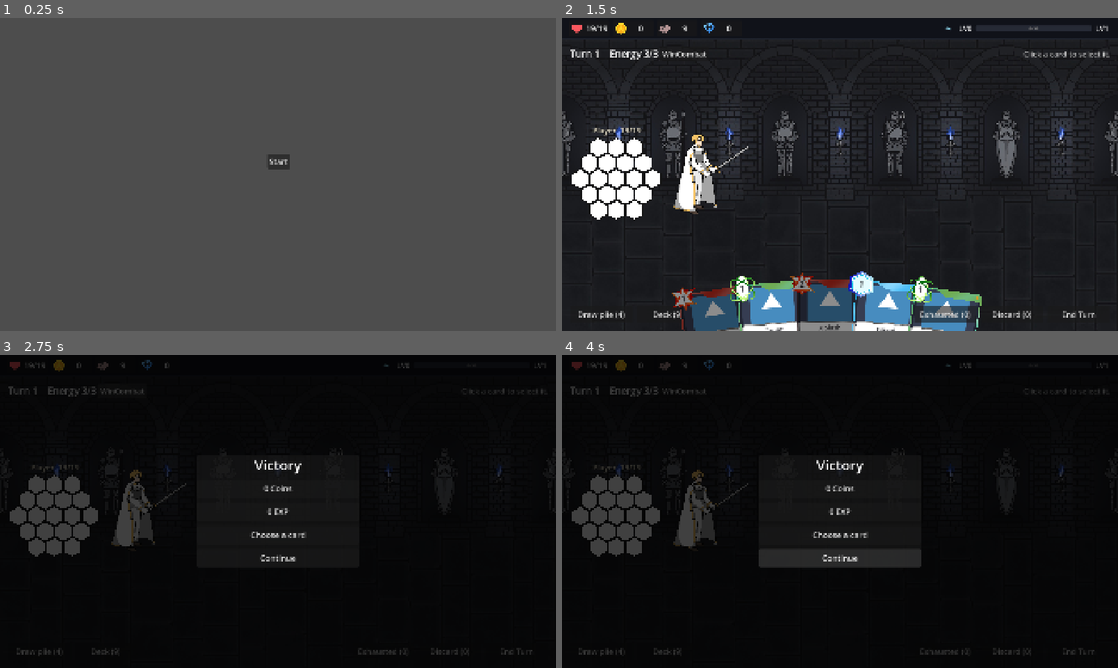
Above: before the commit, frames 1-4 (two rows, left to right).
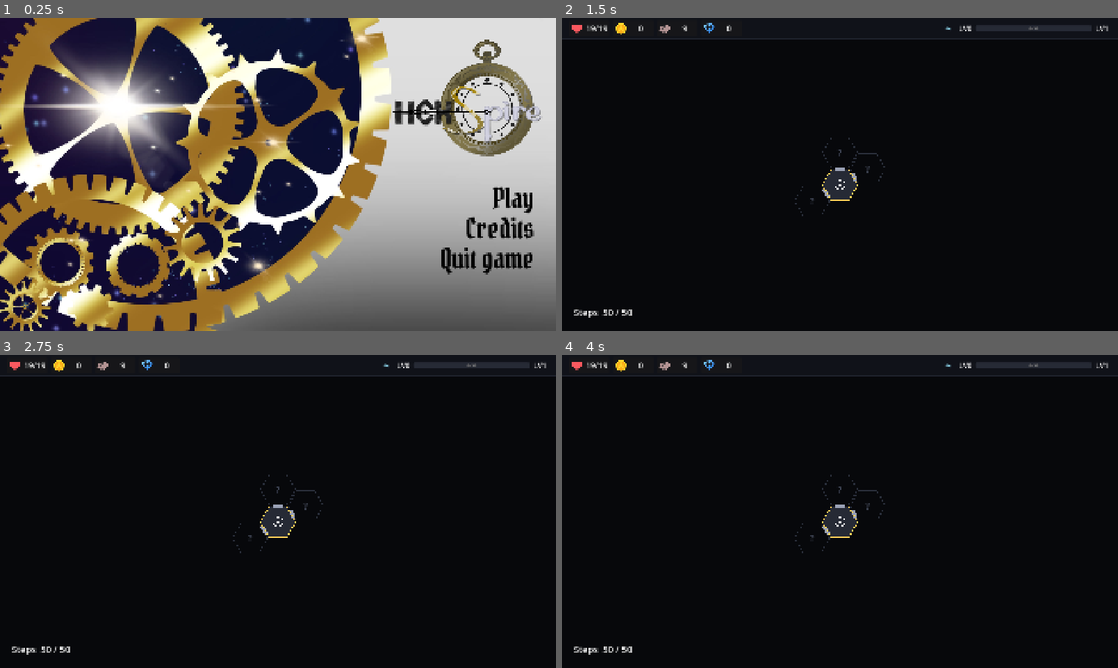
Above: after the commit, the same moments.

Repository: himaiayas/hex-sts
Game: Godot game, scene res://scenes/mainmenu.tscn
The game is run twice, just before and just after one commit, with the same random seed, the same clock (stepped at 60 frames per second) and the same inputs. The engine's default icon, where the game draws it, is replaced by a stand-in: a white triangle on a blue panel in a dark square.
Inputs (mouse positions are in pixels of both pictures, inside the frame that each line leads up to):
- Up to frame 1 (0.25 s): no input
- Up to frame 2 (1.5 s): click (1012, 227) at 0.5 s, where only the run after the commit has a clickable "Credits"; click "Start" (after the commit: "Play") at 1.25 s
- Up to frame 3 (2.75 s): click (122, 392) at 2 s, where only the run before the commit has a clickable "WinCombat"
- Up to frame 4 (4 s): click (840, 558) at 2.75 s, where only the run before the commit has a clickable "Continue"; click (840, 558) at 3.5 s, where only the run before the commit has a clickable "Continue"

The runs differ from the first frame. In frame 1, 92% of the frame differs, in the area x 0-100%, y 0-100%; in frame 2, 37%; in frame 3, 6.3%; in frame 4, 8.0%.
Error before the commit: Parse Error: Identifier "ReservedArmory" not declared in the current scope. (res://scripts/cards/card_pool.gd:64)

Commit message:
feat: add main menu art and send Play to the map

Diff:
--- a/scenes/mainmenu.tscn
+++ b/scenes/mainmenu.tscn
@@ -1,6 +1,29 @@
 [gd_scene format=3 uid="uid://btyojp6k3f0lu"]
 
 [ext_resource type="Script" uid="uid://qbvexqmrx3mo" path="res://scripts/main.gd" id="1_main"]
+[ext_resource type="Texture2D" uid="uid://br13kdtv1fxxa" path="res://assets/main_menu/background.jpg" id="2_bg"]
+[ext_resource type="Texture2D" uid="uid://bmtlethvmkhsl" path="res://assets/main_menu/logo.png" id="3_logo"]
+[ext_resource type="FontFile" uid="uid://no1t4pv2qrf2" path="res://assets/fonts/PirataOne-Regular.ttf" id="4_font"]
+
+[sub_resource type="AtlasTexture" id="AtlasTexture_logo"]
+atlas = ExtResource("3_logo")
+region = Rect2(330, 280, 880, 690)
+
+[sub_resource type="StyleBoxEmpty" id="StyleBoxEmpty_menu"]
+
+[sub_resource type="Theme" id="Theme_menu"]
+Button/colors/font_color = Color(0, 0, 0, 1)
+Button/colors/font_focus_color = Color(0, 0, 0, 1)
+Button/colors/font_hover_color = Color(0.6, 0.43, 0.1, 1)
+Button/colors/font_hover_pressed_color = Color(0.45, 0.32, 0.07, 1)
+Button/colors/font_pressed_color = Color(0.45, 0.32, 0.07, 1)
+Button/font_sizes/font_size = 96
+Button/fonts/font = ExtResource("4_font")
+Button/styles/focus = SubResource("StyleBoxEmpty_menu")
+Button/styles/hover = SubResource("StyleBoxEmpty_menu")
+Button/styles/normal = SubResource("StyleBoxEmpty_menu")
+Button/styles/pressed = SubResource("StyleBoxEmpty_menu")
+VBoxContainer/constants/separation = -20
 
 [node name="Control" type="Control" unique_id=693228342]
 layout_mode = 3
@@ -11,20 +34,57 @@
 grow_vertical = 2
 script = ExtResource("1_main")
 
-[node name="MarginContainer" type="MarginContainer" parent="." unique_id=1702423745]
-layout_mode = 0
-offset_left = 562.0
-offset_top = 258.0
-offset_right = 1363.0
-offset_bottom = 733.0
+[node name="Background" type="TextureRect" parent="."]
+layout_mode = 1
+anchors_preset = 15
+anchor_right = 1.0
+anchor_bottom = 1.0
+grow_horizontal = 2
+grow_vertical = 2
+texture = ExtResource("2_bg")
+expand_mode = 1
+stretch_mode = 6
 
-[node name="VBoxContainer" type="VBoxContainer" parent="MarginContainer" unique_id=925548513]
+[node name="Logo" type="TextureRect" parent="."]
+layout_mode = 1
+anchors_preset = 1
+anchor_left = 1.0
+anchor_right = 1.0
+offset_left = -570.0
+offset_top = 70.0
+offset_right = -42.0
+offset_bottom = 484.0
+grow_horizontal = 0
+texture = SubResource("AtlasTexture_logo")
+expand_mode = 1
+stretch_mode = 5
+
+[node name="Menu" type="VBoxContainer" parent="."]
+layout_mode = 1
+anchors_preset = 1
+anchor_left = 1.0
+anchor_right = 1.0
+offset_left = -650.0
+offset_top = 560.0
+offset_right = -75.0
+offset_bottom = 960.0
+grow_horizontal = 0
+theme = SubResource("Theme_menu")
+
+[node name="PlayButton" type="Button" parent="Menu"]
 layout_mode = 2
-size_flags_horizontal = 4
-size_flags_vertical = 4
+text = "Play"
+alignment = 2
 
-[node name="Button" type="Button" parent="MarginContainer/VBoxContainer" unique_id=591269104]
+[node name="CreditsButton" type="Button" parent="Menu"]
 layout_mode = 2
-text = "Start"
+text = "Credits"
+alignment = 2
 
-[connection signal="pressed" from="MarginContainer/VBoxContainer/Button" to="." method="_on_start_pressed"]
+[node name="QuitButton" type="Button" parent="Menu"]
+layout_mode = 2
+text = "Quit game"
+alignment = 2
+
+[connection signal="pressed" from="Menu/PlayButton" to="." method="_on_start_pressed"]
+[connection signal="pressed" from="Menu/QuitButton" to="." method="_on_quit_pressed"]
--- a/scripts/main.gd
+++ b/scripts/main.gd
@@ -3,4 +3,8 @@
 
 func _on_start_pressed() -> void:
 	RunState.start_new_run()
-	get_tree().change_scene_to_file(RunState.COMBAT_SCENE)
+	get_tree().change_scene_to_file(RunState.MAP_SCENE)
+
+
+func _on_quit_pressed() -> void:
+	get_tree().quit()
Not shown, added: assets/fonts/OFL.txt
Binary file added: assets/fonts/PirataOne-Regular.ttf
Not shown, added: assets/fonts/PirataOne-Regular.ttf.import
Binary file added: assets/main_menu/background.jpg
Not shown, added: assets/main_menu/background.jpg.import
Binary file added: assets/main_menu/logo.png
Not shown, added: assets/main_menu/logo.png.import
Not shown, changed: TASK.md
